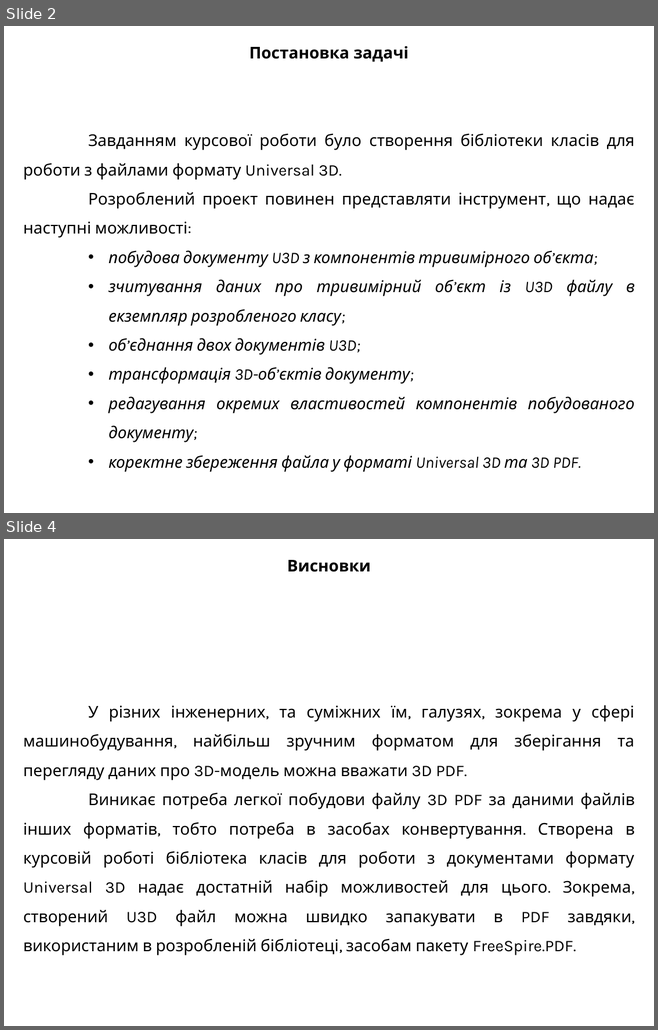
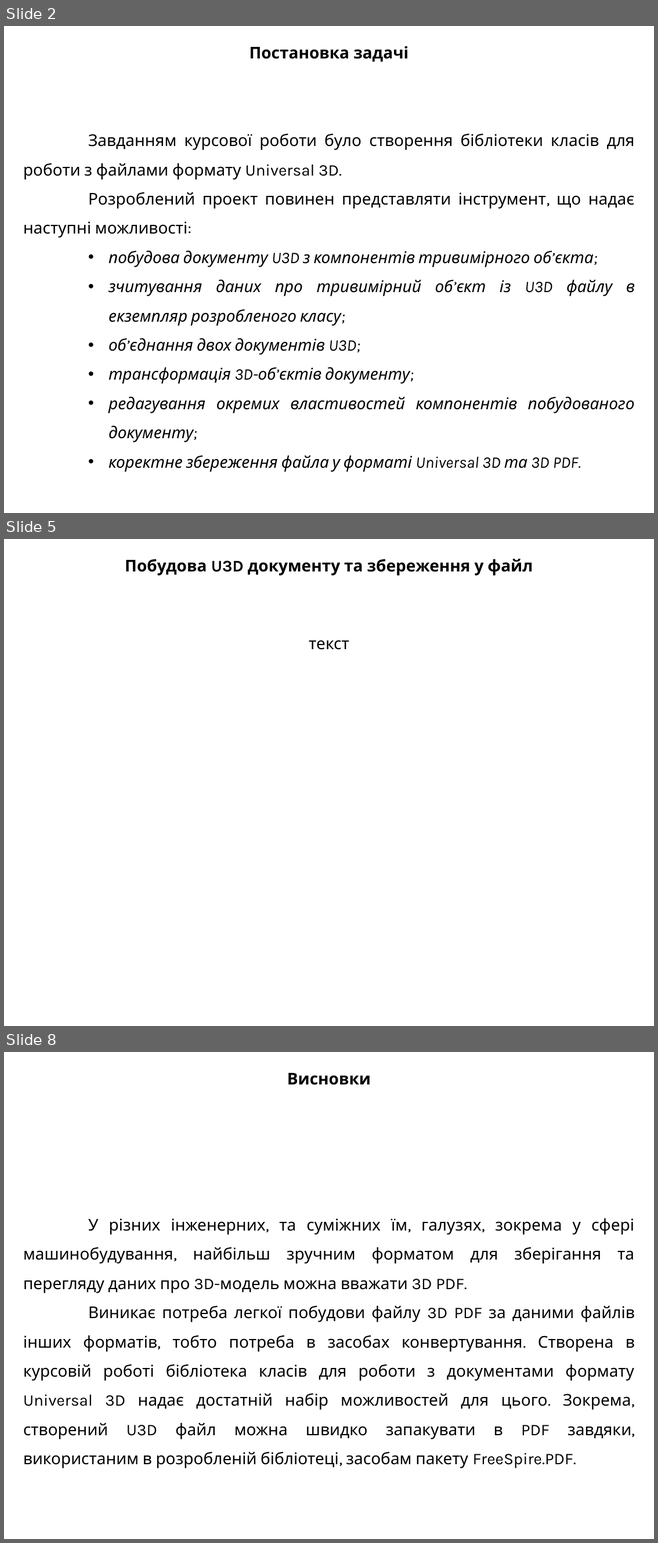
Before and after one commit to heo732/University-Course_3, a slide deck: CourseProject/Presentation/U3DSpace.pptx. Shown one above the other, each under a label of ours: slides 2 and 4 before the commit, slides 2, 5 and 8 after it; the slides between them are not shown. The pictures are 658x1030 and 658x1543 pixels, drawn with LibreOffice and Linux fonts; fonts in the diff are those of the drawing. Boxes give left, top, right and bottom in pixels: in the first picture for what was removed or moved away, otherwise in the second. Text is boxed around its words. In the diff, an @@ line names an element or a change of style, - is before the commit and + after.

```diff
--- a/CourseProject/Presentation/U3DSpace.pptx
+++ b/CourseProject/Presentation/U3DSpace.pptx
@@ slide 5 added at box(4, 539, 654, 1026), background #FFFFFF @@
@@ text added at box(125, 559, 532, 650), 18 pt, text #000000, bold @@
+Побудова U3D документу та збереження у файл
+текст
@@ what was slide 4 is now slide 8 @@
```
Also in this commit, not shown: 4 other slides added, 1 slide removed.
